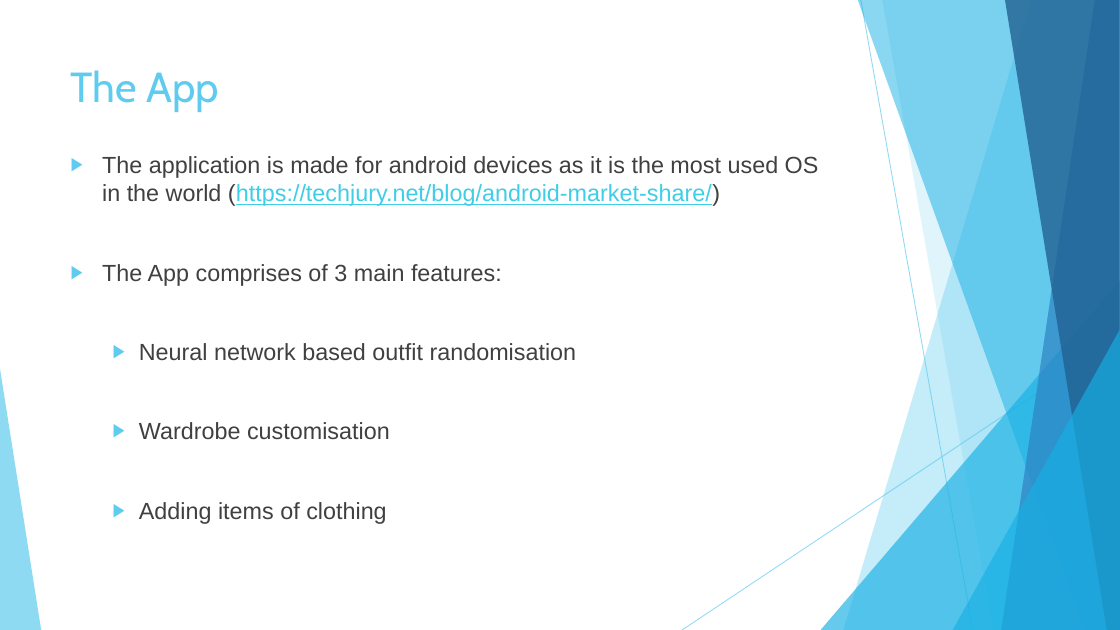
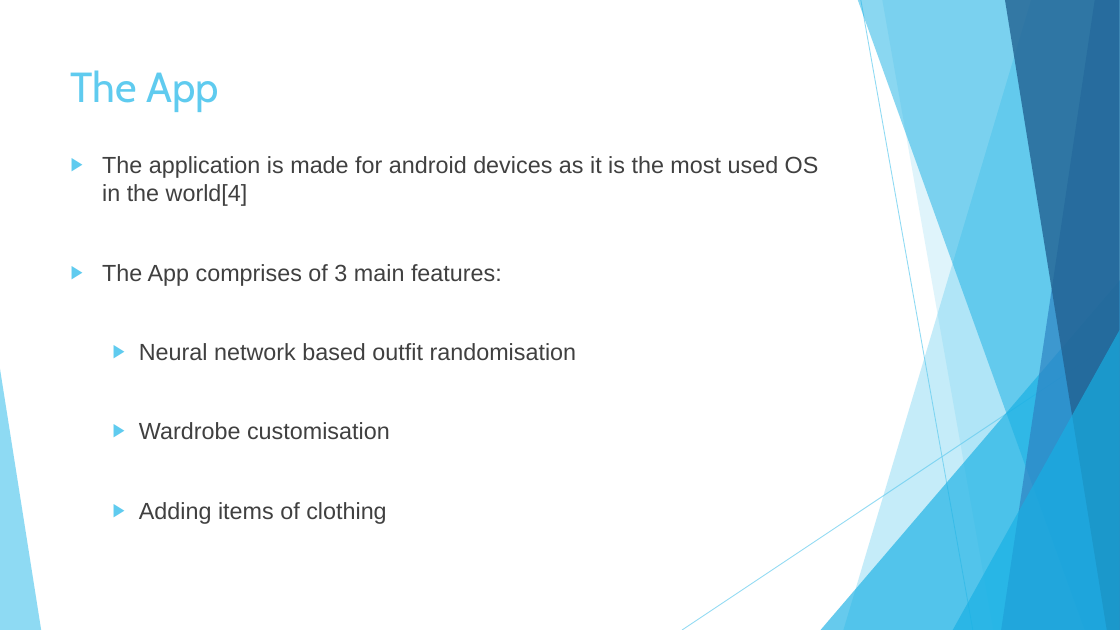
Before and after one commit to kmck712/FYP, a slide deck: slide 5 of porjectPosterThing.pptx. Drawn at 1120x630 pixels with LibreOffice and Linux fonts; fonts in the diff are those of the drawing. Boxes give left, top, right and bottom in pixels: in the first picture for what was removed or moved away, otherwise in the second. Text is boxed around its words. In the diff, an @@ line names an element or a change of style, - is before the commit and + after.

```diff
--- a/porjectPosterThing.pptx
+++ b/porjectPosterThing.pptx
@@ text at box(102, 156, 819, 206): text changed @@
-▶ The application is made for android devices as it is the most used OS in the world (https://techjury.net/blog/android-market-share/)
+▶ The application is made for android devices as it is the most used OS in the world[4]
```
Also in this commit, not shown: 6 other slides changed, 1 slide added, 47 other files.
